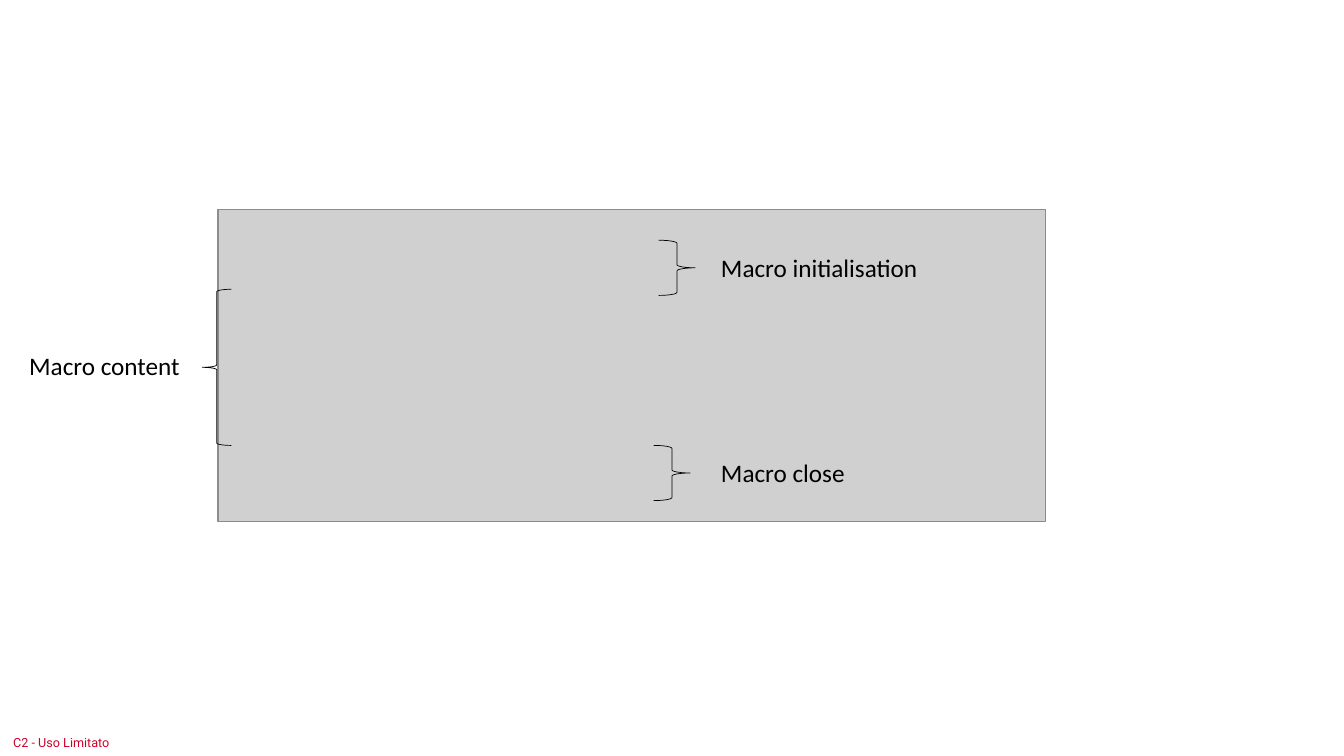
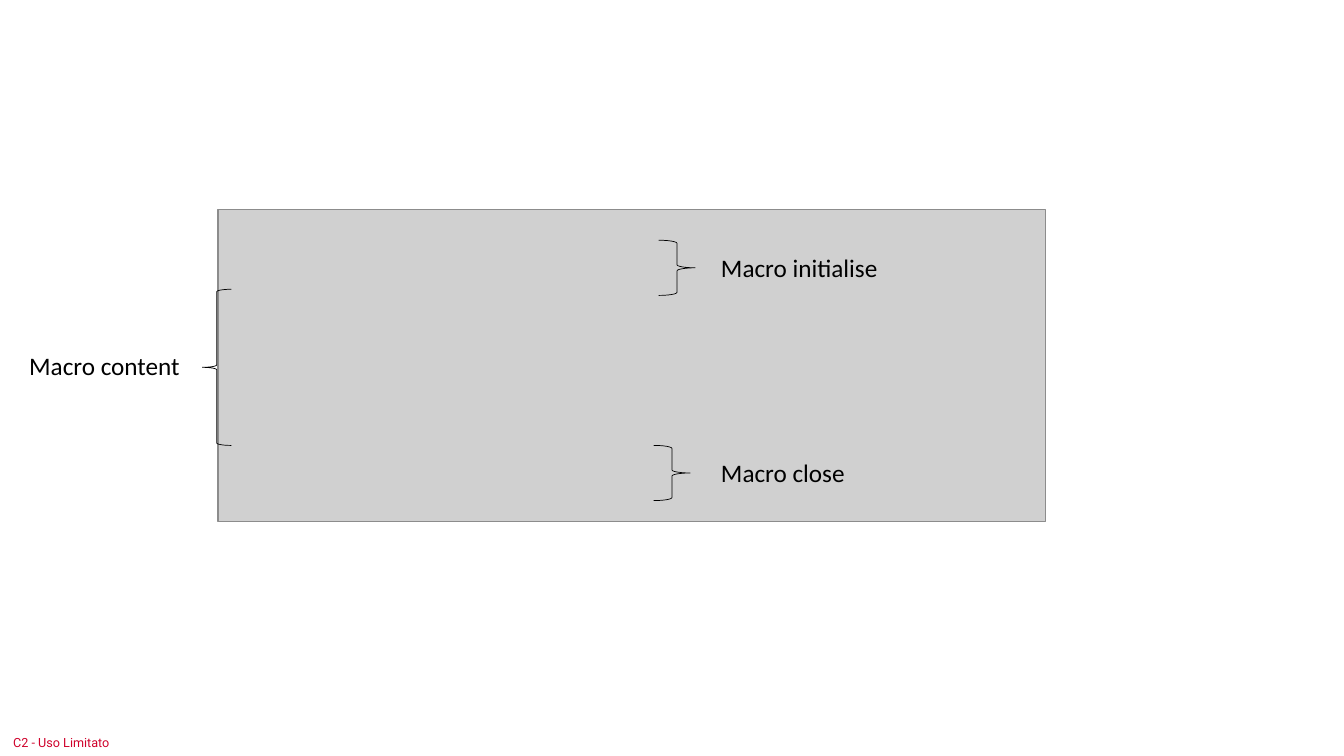
Before and after one commit to sastutorials/sastutorials.github.io, a slide deck: slide 23 of screenshots/imgs.pptx. Drawn at 1344x756 pixels with LibreOffice and Linux fonts; fonts in the diff are those of the drawing; grey boxes stand for pictures. Boxes give left, top, right and bottom in pixels: in the first picture for what was removed or moved away, otherwise in the second. Text is boxed around its words. In the diff, an @@ line names an element or a change of style, - is before the commit and + after.

```diff
--- a/screenshots/imgs.pptx
+++ b/screenshots/imgs.pptx
@@ text at (721,259,878,277): text changed @@
-Macro initialisation
+Macro initialise
```
Also in this commit, not shown: 1 other file.
